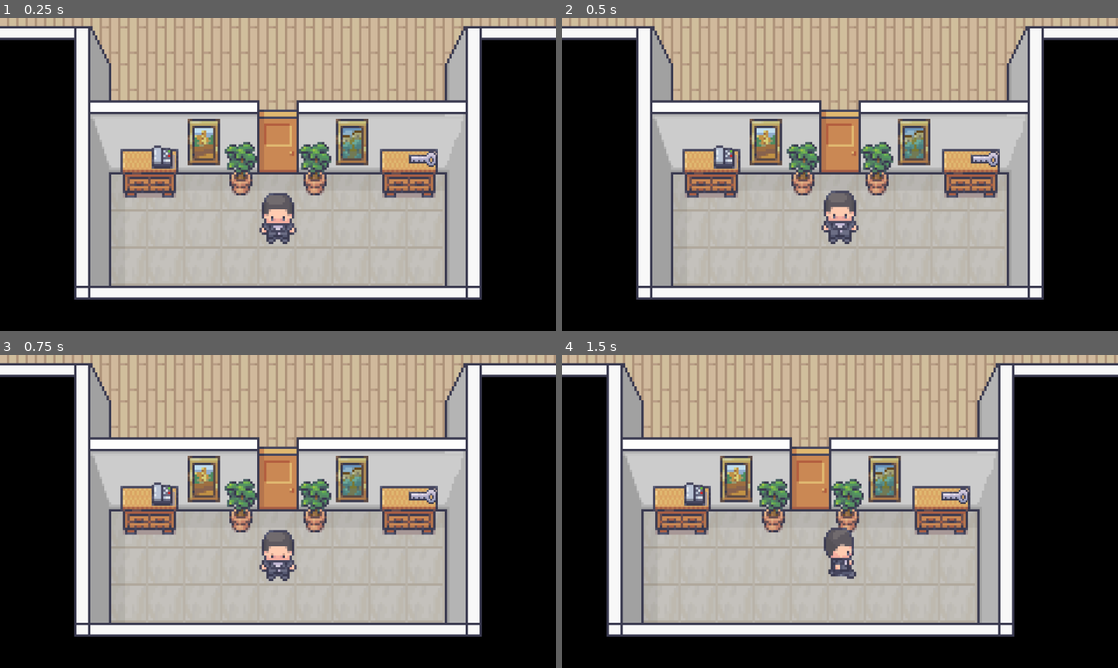
Above: before the commit, frames 1-4 (two rows, left to right).
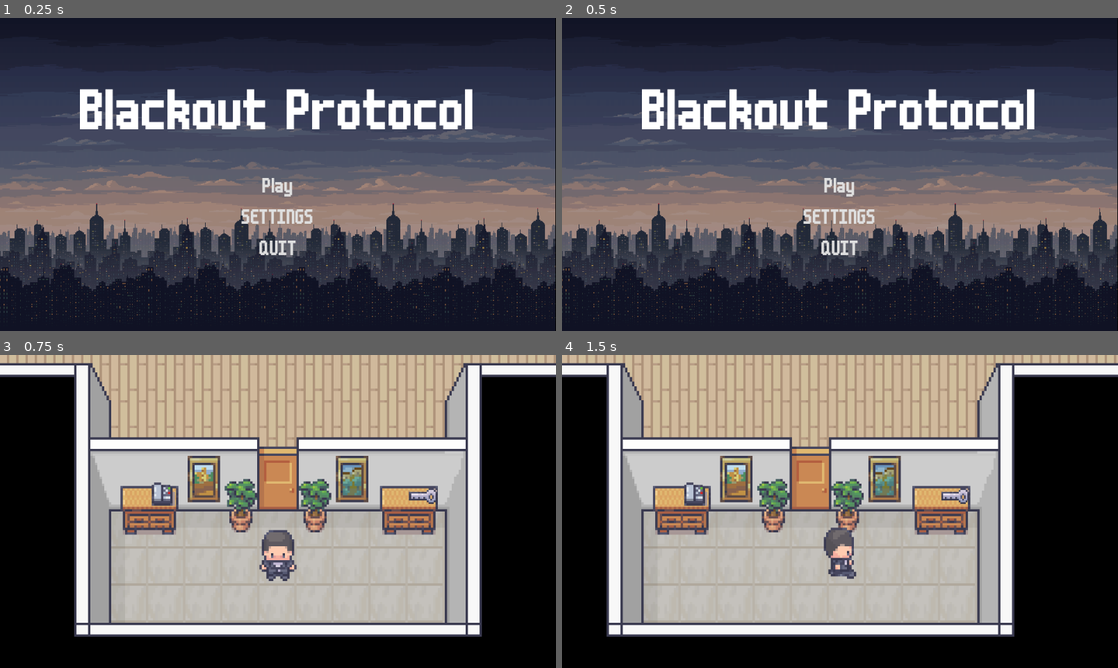
Above: after the commit, the same moments.

Repository: CISC204-S26/hw4-mrcheng-nabilmou
Game: Godot game, scene res://SCENES/UI_SCREENS/MenuUI.tscn
Two runs of this game, one before a commit and one after it. Both use one fixed random seed, a clock stepped at 60 frames per second and the inputs below. Before the commit the project starts from res://SCENES/OFFICIAL_MAP/Foyer.tscn.
Inputs (mouse positions are in pixels of both pictures, inside the frame that each line leads up to):
- Up to frame 1 (0.25 s): no input
- Up to frame 2 (0.5 s): no input
- Up to frame 3 (0.75 s): click (278, 520) at 0.5 s, where only the run after the commit has a clickable "Play"
- Up to frame 4 (1.5 s): hold D (Right) from 1.28 s (still down); tap E (Interact) at 1.35 s

The runs differ from the first frame. In frame 1, 96% of the frame differs, in the area x 0-100%, y 0-100%; in frame 2, 96%; in frame 3, less than 0.1%; in frame 4, nothing differs.

Commit message:
title screen

Diff:
--- a/cisc-204-pair-project/SCENES/UI_SCREENS/MenuUI.tscn
+++ b/cisc-204-pair-project/SCENES/UI_SCREENS/MenuUI.tscn
@@ -1,26 +1,145 @@
 [gd_scene format=3 uid="uid://vgaladm33q8q"]
 
 [ext_resource type="Script" uid="uid://42bcw3cgkfh1" path="res://SCRIPTS/menu_controller.gd" id="1_yofoo"]
+[ext_resource type="Texture2D" uid="uid://e7s0i8p0fodb" path="res://ASSETS/UI/MENU_BACKGROUND/Sky.png" id="2_28lcg"]
 [ext_resource type="FontFile" uid="uid://diagsg6itx81q" path="res://ASSETS/UI/FONTS/m6x11plus.ttf" id="2_76ey0"]
+[ext_resource type="Texture2D" uid="uid://dfb1isf87nb8s" path="res://ASSETS/UI/MENU_BACKGROUND/Shade 3.png" id="3_fk17g"]
 [ext_resource type="AudioStream" uid="uid://dnb6dvy78crvb" path="res://ASSETS/AUDIO/MAINMENU/menu_focus.wav" id="3_wovgj"]
 [ext_resource type="AudioStream" uid="uid://ygyjamq6je54" path="res://ASSETS/AUDIO/MAINMENU/menu_select.wav" id="4_3otla"]
+[ext_resource type="Texture2D" uid="uid://bwycdcmwdda0i" path="res://ASSETS/UI/MENU_BACKGROUND/Shade 2.png" id="4_p5n6f"]
 [ext_resource type="AudioStream" uid="uid://cnyci5kc40f4" path="res://ASSETS/AUDIO/MAINMENU/menu_music.wav" id="5_3otla"]
+[ext_resource type="Texture2D" uid="uid://b83m8kfolxf3" path="res://ASSETS/UI/MENU_BACKGROUND/Buildings 4.png" id="5_i1fwa"]
+[ext_resource type="Texture2D" uid="uid://bpvvw32kl3jh5" path="res://ASSETS/UI/MENU_BACKGROUND/Buildings 3.png" id="6_2cjqh"]
+[ext_resource type="Texture2D" uid="uid://w5b0vq4f482q" path="res://ASSETS/UI/MENU_BACKGROUND/Buildings 1.png" id="7_w8dox"]
+[ext_resource type="Texture2D" uid="uid://bc64h6obgkqeg" path="res://ASSETS/UI/MENU_BACKGROUND/Buildings 2.png" id="8_iqr0c"]
 
 [node name="MenuOverlay" type="CanvasLayer" unique_id=317804801]
 script = ExtResource("1_yofoo")
 
-[node name="TitlePanel" type="Panel" parent="." unique_id=430314157]
-anchors_preset = 8
+[node name="MenuBackground" type="Control" parent="." unique_id=1337783706]
+layout_mode = 3
+anchors_preset = 0
+
+[node name="BackLayer" type="TextureRect" parent="MenuBackground" unique_id=140684911]
+texture_filter = 1
+layout_mode = 1
+anchors_preset = 15
+anchor_right = 1.0
+anchor_bottom = 1.0
+offset_right = 959.0
+offset_bottom = 542.0
+grow_horizontal = 2
+grow_vertical = 2
+texture = ExtResource("2_28lcg")
+
+[node name="Building4" type="TextureRect" parent="MenuBackground" unique_id=1112603247]
+texture_filter = 1
+layout_mode = 1
+anchors_preset = 15
+anchor_right = 1.0
+anchor_bottom = 1.0
+offset_top = 355.33
+offset_right = 959.0
+offset_bottom = 413.33
+grow_horizontal = 2
+grow_vertical = 2
+texture = ExtResource("5_i1fwa")
+stretch_mode = 1
+
+[node name="Shade3" type="TextureRect" parent="MenuBackground" unique_id=188793283]
+texture_filter = 1
+layout_mode = 1
+anchors_preset = 15
+anchor_right = 1.0
+anchor_bottom = 1.0
+offset_right = 959.0
+offset_bottom = 542.0
+grow_horizontal = 2
+grow_vertical = 2
+texture = ExtResource("4_p5n6f")
+
+[node name="Building3" type="TextureRect" parent="MenuBackground" unique_id=90359144]
+texture_filter = 1
+layout_mode = 1
+anchors_preset = 15
+anchor_right = 1.0
+anchor_bottom = 1.0
+offset_top = 319.735
+offset_right = 959.0
+offset_bottom = 463.73468
+grow_horizontal = 2
+grow_vertical = 2
+texture = ExtResource("6_2cjqh")
+stretch_mode = 1
+
+[node name="Shade2" type="TextureRect" parent="MenuBackground" unique_id=1246614249]
+texture_filter = 1
+layout_mode = 1
+anchors_preset = 15
+anchor_right = 1.0
+anchor_bottom = 1.0
+offset_top = 398.0
+offset_right = 959.0
+offset_bottom = 542.0
+grow_horizontal = 2
+grow_vertical = 2
+texture = ExtResource("3_fk17g")
+
+[node name="Building2" type="TextureRect" parent="MenuBackground" unique_id=351424459]
+texture_filter = 1
+layout_mode = 1
+anchors_preset = 15
+anchor_right = 1.0
+anchor_bottom = 1.0
+offset_top = 345.34
+offset_right = 959.0
+offset_bottom = 493.33978
+grow_horizontal = 2
+grow_vertical = 2
+texture = ExtResource("8_iqr0c")
+stretch_mode = 1
+
+[node name="Shade1" type="TextureRect" parent="MenuBackground" unique_id=1421203061]
+texture_filter = 1
+layout_mode = 1
+anchors_preset = 15
+anchor_right = 1.0
+anchor_bottom = 1.0
+offset_top = 385.0
+offset_right = 959.0
+offset_bottom = 542.0
+grow_horizontal = 2
+grow_vertical = 2
+texture = ExtResource("4_p5n6f")
+
+[node name="Building1" type="TextureRect" parent="MenuBackground" unique_id=731985078]
+texture_filter = 1
+layout_mode = 1
+anchors_preset = 15
+anchor_right = 1.0
+anchor_bottom = 1.0
+offset_top = 423.675
+offset_right = 959.0
+offset_bottom = 542.0
+grow_horizontal = 2
+grow_vertical = 2
+texture = ExtResource("7_w8dox")
+stretch_mode = 1
+
+[node name="TITLE" type="Label" parent="." unique_id=1793069567]
+texture_filter = 1
+anchors_preset = 5
 anchor_left = 0.5
-anchor_top = 0.5
 anchor_right = 0.5
-anchor_bottom = 0.5
-offset_left = -238.0
-offset_top = -183.0
-offset_right = 243.0
-offset_bottom = -72.0
-grow_horizontal = 2
-grow_vertical = 2
+offset_left = -363.0
+offset_top = 96.92
+offset_right = 363.0
+offset_bottom = 210.92001
+grow_horizontal = 2
+theme_override_fonts/font = ExtResource("2_76ey0")
+theme_override_font_sizes/font_size = 113
+text = "Blackout Protocol"
+horizontal_alignment = 1
 
 [node name="MainButtons" type="VBoxContainer" parent="." unique_id=666284229]
 custom_minimum_size = Vector2(150, 200)
@@ -30,9 +149,9 @@
 anchor_right = 0.5
 anchor_bottom = 0.5
 offset_left = -75.0
-offset_top = 20.0
+offset_top = -7.4450073
 offset_right = 75.0
-offset_bottom = 220.0
+offset_bottom = 192.555
 grow_horizontal = 2
 grow_vertical = 2
 
@@ -42,6 +161,7 @@
 theme_override_fonts/font = ExtResource("2_76ey0")
 theme_override_font_sizes/font_size = 40
 text = "Play"
+flat = true
 
 [node name="SettingsButton" type="Button" parent="MainButtons" unique_id=1650871053]
 custom_minimum_size = Vector2(150, 50)
@@ -49,6 +169,7 @@
 theme_override_fonts/font = ExtResource("2_76ey0")
 theme_override_font_sizes/font_size = 40
 text = "SETTINGS"
+flat = true
 
 [node name="QuitButton" type="Button" parent="MainButtons" unique_id=1999075332]
 custom_minimum_size = Vector2(150, 50)
@@ -56,6 +177,7 @@
 theme_override_fonts/font = ExtResource("2_76ey0")
 theme_override_font_sizes/font_size = 40
 text = "QUIT"
+flat = true
 
 [node name="SettingsPanel" type="VBoxContainer" parent="." unique_id=214126869]
 visible = false
@@ -66,9 +188,9 @@
 anchor_right = 0.5
 anchor_bottom = 0.5
 offset_left = -89.0
-offset_top = 2.0
+offset_top = -18.074997
 offset_right = 94.0
-offset_bottom = 202.0
+offset_bottom = 181.92566
 grow_horizontal = 2
 grow_vertical = 2
 
@@ -110,6 +232,8 @@
 
 [node name="BackButton" type="Button" parent="SettingsPanel" unique_id=746107744]
 layout_mode = 2
+theme_override_fonts/font = ExtResource("2_76ey0")
+theme_override_font_sizes/font_size = 30
 text = "Back"
 
 [node name="HoverSound" type="AudioStreamPlayer2D" parent="." unique_id=878398753]
--- a/cisc-204-pair-project/SCRIPTS/AUTOLOAD/game_manager.gd
+++ b/cisc-204-pair-project/SCRIPTS/AUTOLOAD/game_manager.gd
@@ -31,13 +31,26 @@
 	add_child(bg_music)
 	bg_music.stream = load("res://ASSETS/AUDIO/BACKGROUND/dark_ambient_drone.wav")
 	bg_music.volume_db = -16
-	bg_music.play()
 
 	bg_music2 = AudioStreamPlayer.new()
 	add_child(bg_music2)
 	bg_music2.stream = load("res://ASSETS/AUDIO/BACKGROUND/empty_room_ambient.wav")
 	bg_music2.volume_db = -10
-	bg_music2.play()
+
+
+func start_game_bg_music():
+	if bg_music and not bg_music.playing:
+		bg_music.play()
+
+	if bg_music2 and not bg_music2.playing:
+		bg_music2.play()
+
+func stop_game_bg_music():
+	if bg_music and bg_music.playing:
+		bg_music.stop()
+
+	if bg_music2 and bg_music2.playing:
+		bg_music.stop()
 
 
 # Final room requirement
--- a/cisc-204-pair-project/SCRIPTS/interactable.gd
+++ b/cisc-204-pair-project/SCRIPTS/interactable.gd
@@ -43,6 +43,7 @@
 
 	_set_door_anim_frame()
 	_set_npc_anim()
+	GameManager.start_game_bg_music()
 
 
 # ------------------------INTERACT INTERACT INTERACT ------------------------------------
--- a/cisc-204-pair-project/project.godot
+++ b/cisc-204-pair-project/project.godot
@@ -11,7 +11,7 @@
 [application]
 
 config/name="CISC204 Pair Project"
-run/main_scene="uid://dehctk4gyuqy7"
+run/main_scene="uid://vgaladm33q8q"
 config/features=PackedStringArray("4.6", "Forward Plus")
 
 [autoload]
Binary file added: cisc-204-pair-project/ASSETS/UI/MENU_BACKGROUND/Buildings 1.png
Not shown, added: cisc-204-pair-project/ASSETS/UI/MENU_BACKGROUND/Buildings 1.png.import
Binary file added: cisc-204-pair-project/ASSETS/UI/MENU_BACKGROUND/Buildings 2.png
Not shown, added: cisc-204-pair-project/ASSETS/UI/MENU_BACKGROUND/Buildings 2.png.import
Binary file added: cisc-204-pair-project/ASSETS/UI/MENU_BACKGROUND/Buildings 3.png
Not shown, added: cisc-204-pair-project/ASSETS/UI/MENU_BACKGROUND/Buildings 3.png.import
Binary file added: cisc-204-pair-project/ASSETS/UI/MENU_BACKGROUND/Buildings 4.png
Not shown, added: cisc-204-pair-project/ASSETS/UI/MENU_BACKGROUND/Buildings 4.png.import
Binary file added: cisc-204-pair-project/ASSETS/UI/MENU_BACKGROUND/Shade 2.png
Not shown, added: cisc-204-pair-project/ASSETS/UI/MENU_BACKGROUND/Shade 2.png.import
Binary file added: cisc-204-pair-project/ASSETS/UI/MENU_BACKGROUND/Shade 3.png
Not shown, added: cisc-204-pair-project/ASSETS/UI/MENU_BACKGROUND/Shade 3.png.import
(and 9 more such lines)
